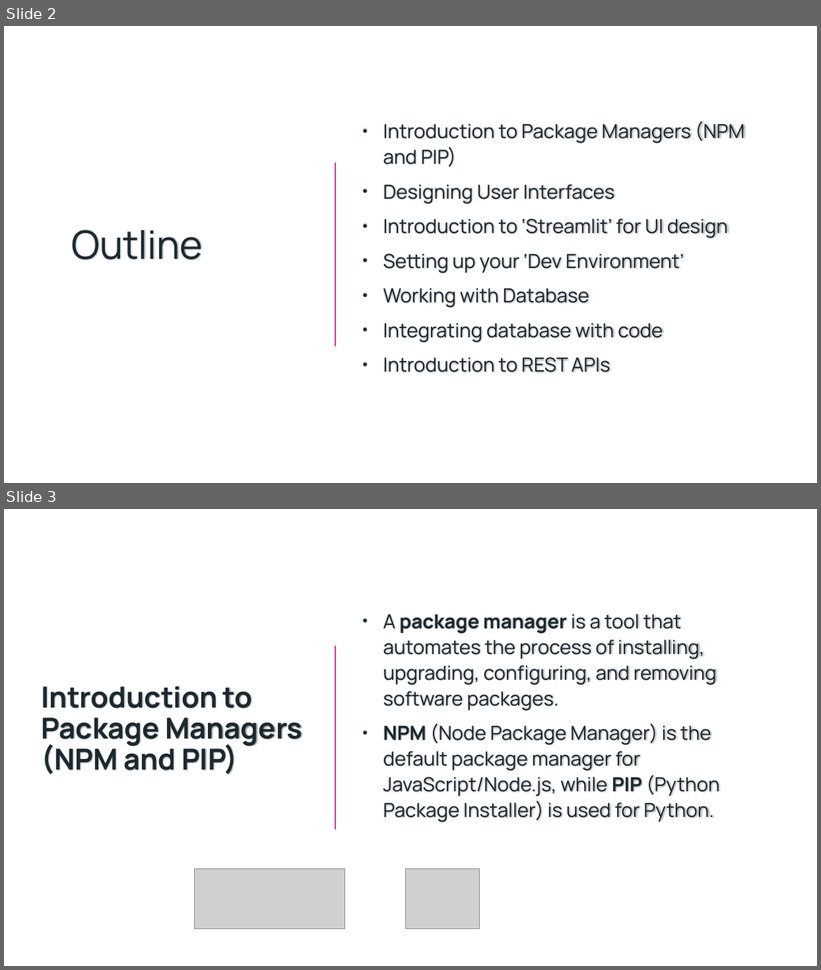
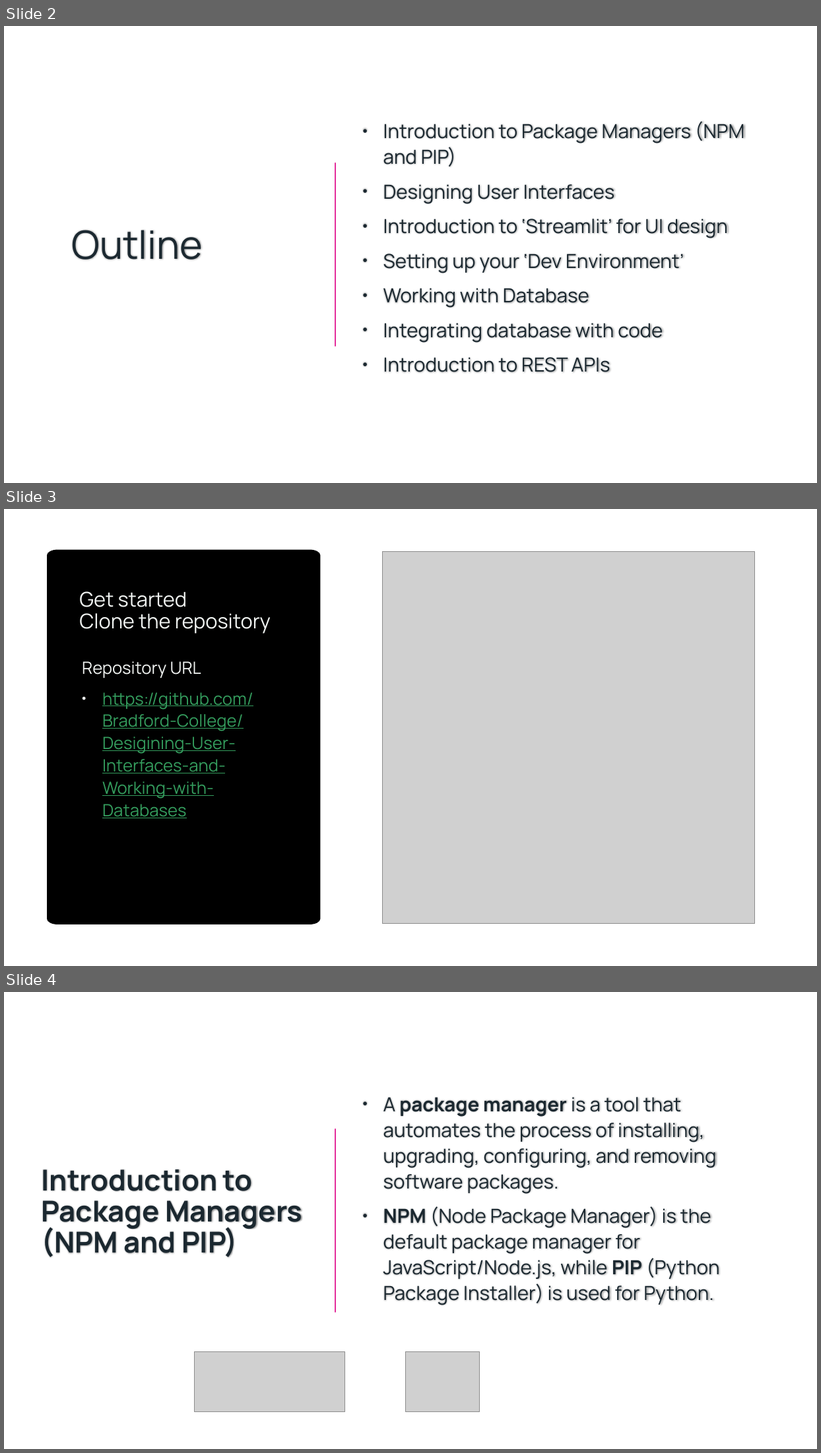
Before and after one commit to Bradford-College/Desigining-User-Interfaces-and-Working-with-Databases, a slide deck: lessonslide.pptx. Shown one above the other, each under a label of ours: slides 2 and 3 before the commit, slides 2, 3 and 4 after it. The pictures are 821x970 and 821x1453 pixels, drawn with LibreOffice and Linux fonts; fonts in the diff are those of the drawing; grey boxes stand for pictures; background and template pictures are left out. Boxes give left, top, right and bottom in pixels: in the first picture for what was removed or moved away, otherwise in the second. Text is boxed around its words. In the diff, an @@ line names an element or a change of style, - is before the commit and + after.

Commit message:
Add API request and database connection code

```diff
--- a/lessonslide.pptx
+++ b/lessonslide.pptx
@@ slide 3 added at [4,509,817,966], background picture (left out) @@
@@ rectangle added at [4,509,817,966], fill #FFFFFF @@
@@ freeform shape added at [47,549,320,925], fill #000000 @@
@@ picture added at [383,552,755,923] @@
@@ title added at [79,591,271,634], 24 pt, text #F0F3F1 @@
+Get started
+Clone the repository
@@ text added at [82,661,253,819], 20 pt, text #349C5D, underline @@
+Repository URL
+• https://github.com/Bradford-College/Desigining-User-Interfaces-and-Working-with-Databases
@@ what was slide 3 is now slide 4 @@
```
Also in this commit, not shown: 10 other slides added, 4 other files.
